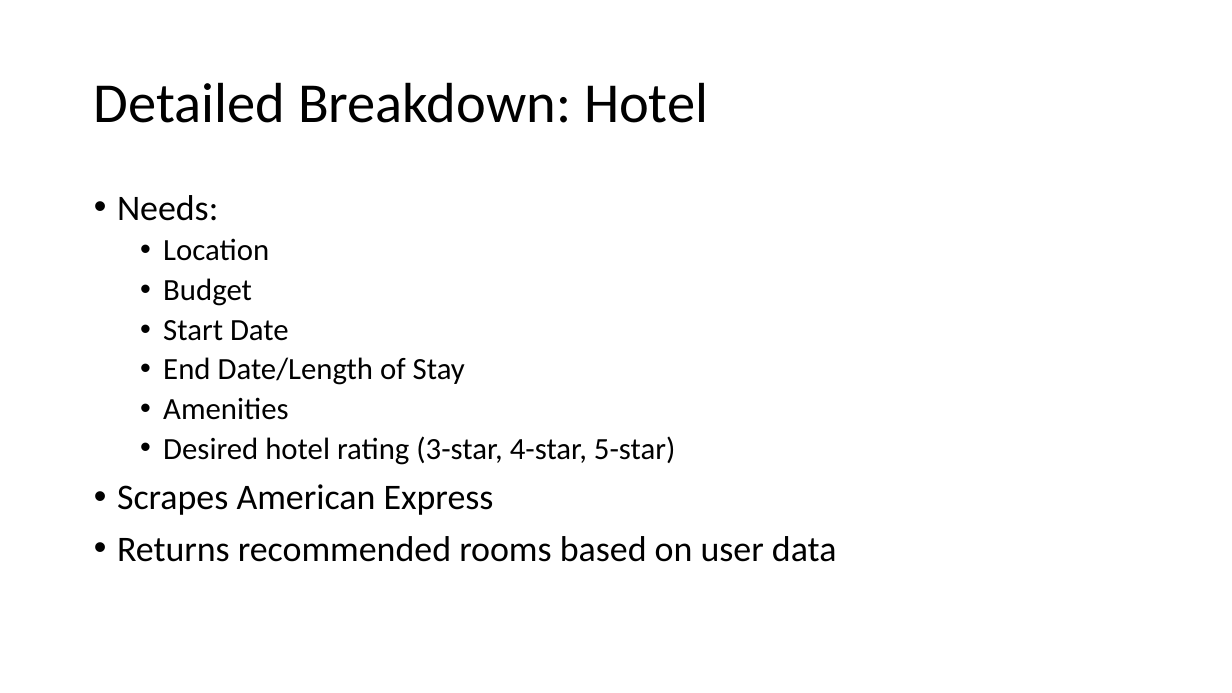
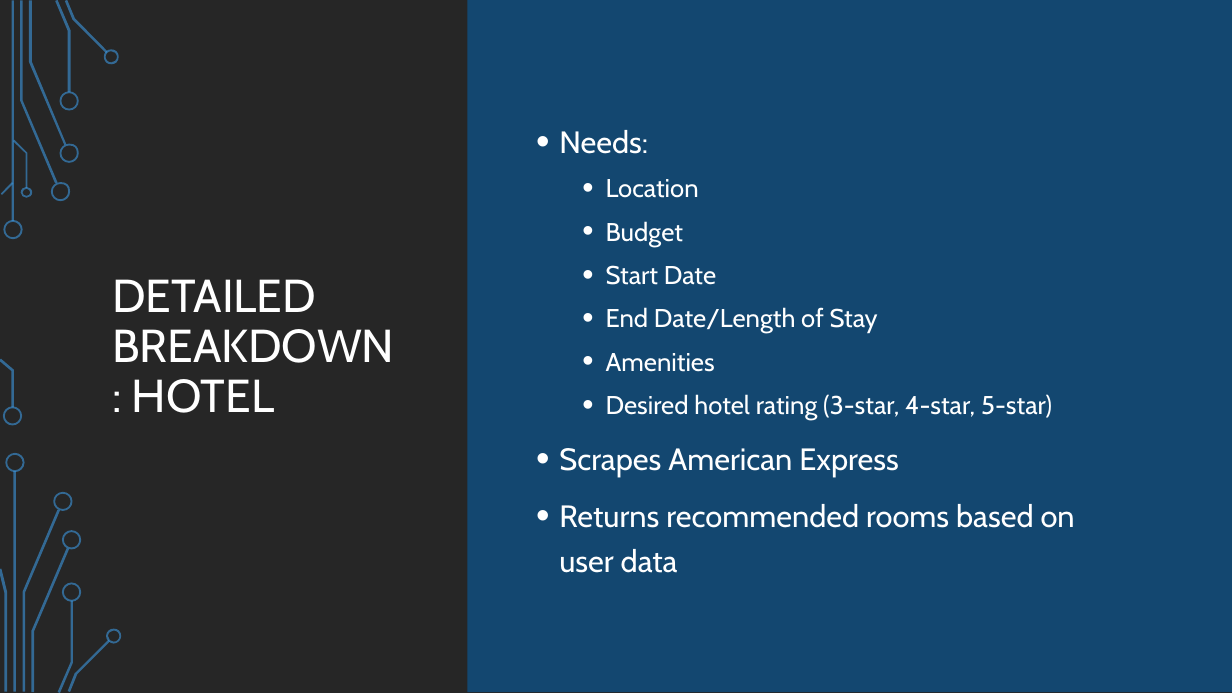
Before and after one commit to 230206-UiPath-BNYM/GetawayGurus, a slide deck: slide 2 of ProjectGraphic.pptx. Drawn at 1232x693 pixels with LibreOffice and Linux fonts; fonts in the diff are those of the drawing; background and template pictures are left out. Boxes give left, top, right and bottom in pixels: in the first picture for what was removed or moved away, otherwise in the second. Text is boxed around its words. In the diff, an @@ line names an element or a change of style, - is before the commit and + after.

Commit message:
debugging and added design and 1 more slide to powerpoint

```diff
--- a/ProjectGraphic.pptx
+++ b/ProjectGraphic.pptx
@@ background #FFFFFF to picture (left out) @@
@@ rectangle added at (0, 0, 1232, 693), fill #262626 @@
@@ round diag rect added at (468, 0, 1232, 692), fill #134770 @@
@@ text "Needs:": place and size @@
-text "Needs:" at (117, 195, 837, 562)
+text "Needs:" at (559, 130, 1075, 573)
@@ text "Needs:" at (559, 130, 1075, 573): size 28 to 24 pt in "Needs:", "Scrapes American Express", "Returns recommended rooms based on user data"; font Calibri to Cabin, text colour #000000 to #FFFFFF; size 24 to 20 pt in "Location", "Budget", "Start Date", "End Date/Length of Stay" and 2 more places; line spacing 0.9 to 1.2 @@
@@ title at (112, 279, 394, 413): text changed; size 44 to 36 pt; font Calibri to Cabin; text colour #000000 to #FFFFFF @@
-Detailed Breakdown: Hotel
+DETAILED BREAKDOWN: HOTEL
@@ group added at (0, 0, 122, 693): 24 freeform shapes, 2 rectangles @@
@@ group added at (0, 0, 1214, 693): 14 freeform shapes, 3 rectangles @@
```
Also in this commit, not shown: 3 other slides changed, 1 slide added, 8 other files.
